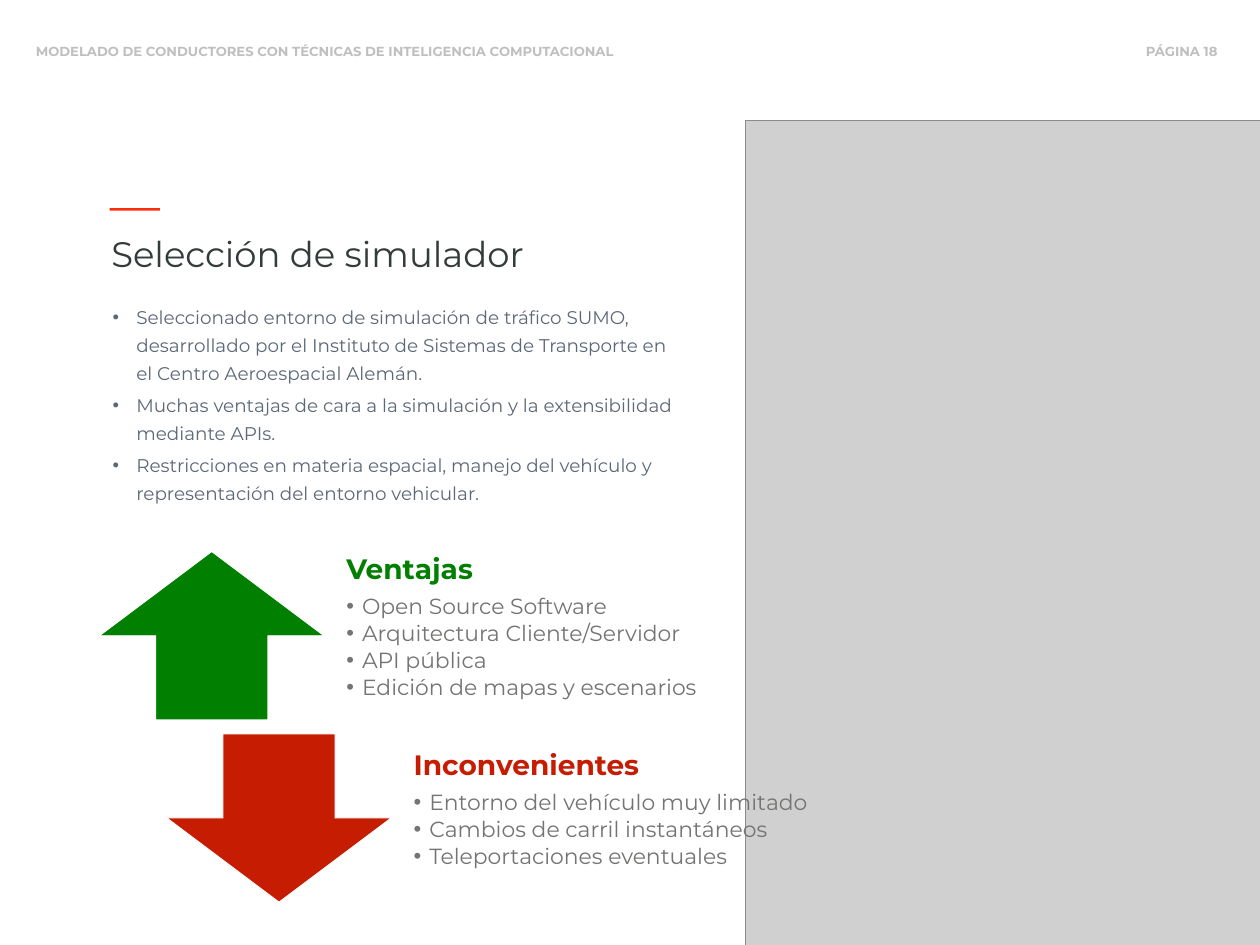
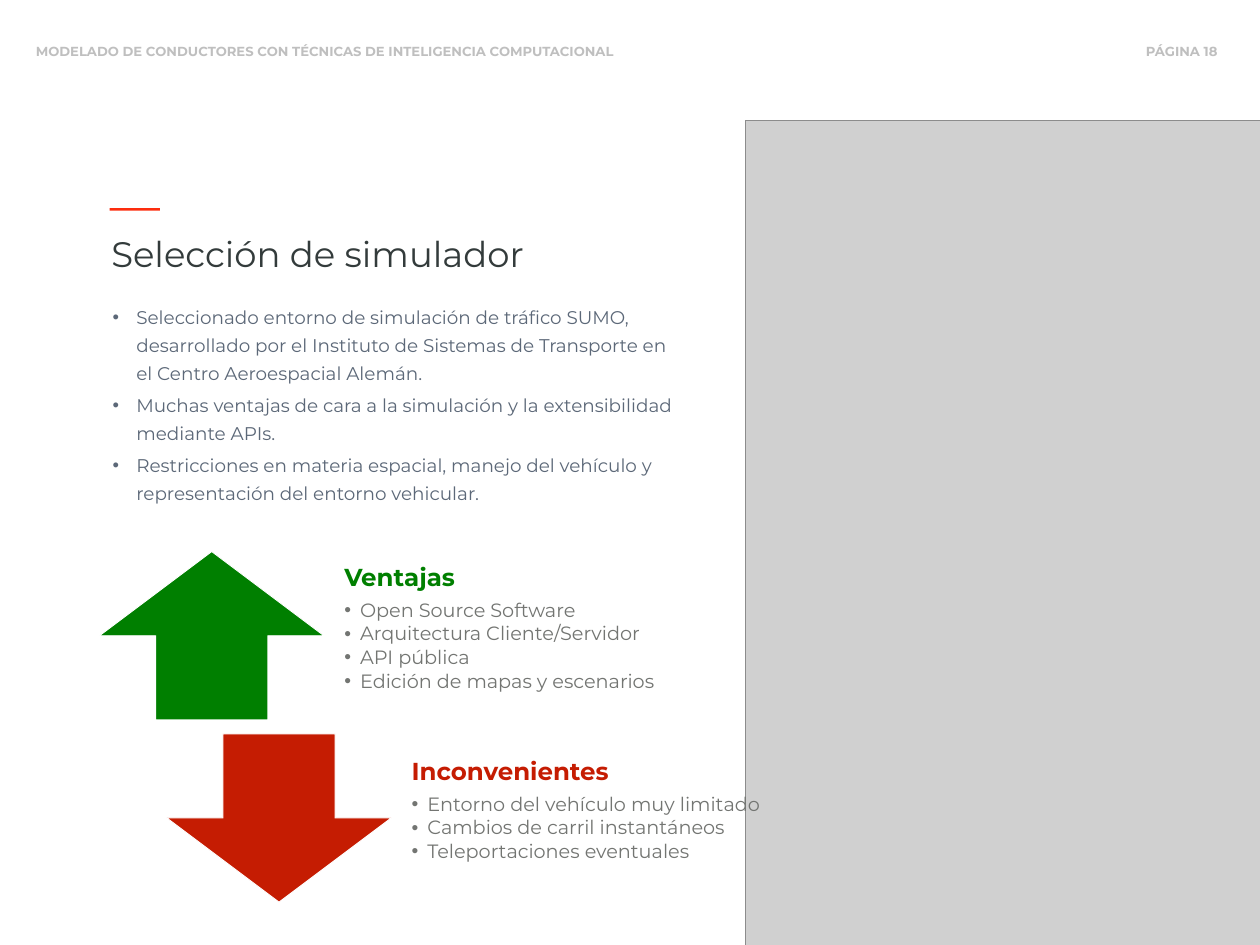
Before and after one commit to blazaid/PhD-Alberto, a slide deck: slide 18 of slides/phd-slides.pptx. Drawn at 1260x945 pixels with LibreOffice and Linux fonts; fonts in the diff are those of the drawing; grey boxes stand for pictures. Boxes give left, top, right and bottom in pixels: in the first picture for what was removed or moved away, otherwise in the second. Text is boxed around its words. In the diff, an @@ line names an element or a change of style, - is before the commit and + after.

```diff
--- a/slides/phd-slides.pptx
+++ b/slides/phd-slides.pptx
@@ text "Ventajas" at bbox=[344, 566, 654, 692]: size 32 to 28 pt in "Ventajas"; size 25 to 22 pt; less space between paragraphs @@
@@ text "Inconvenientes" at bbox=[412, 760, 760, 862]: size 32 to 28 pt in "Inconvenientes"; size 25 to 22 pt in "Entorno del vehículo muy limitado", "Cambios de carril instantáneos", "Teleportaciones eventuales"; less space between paragraphs @@
```
Also in this commit, not shown: 2 other slides changed, 2 other files.
